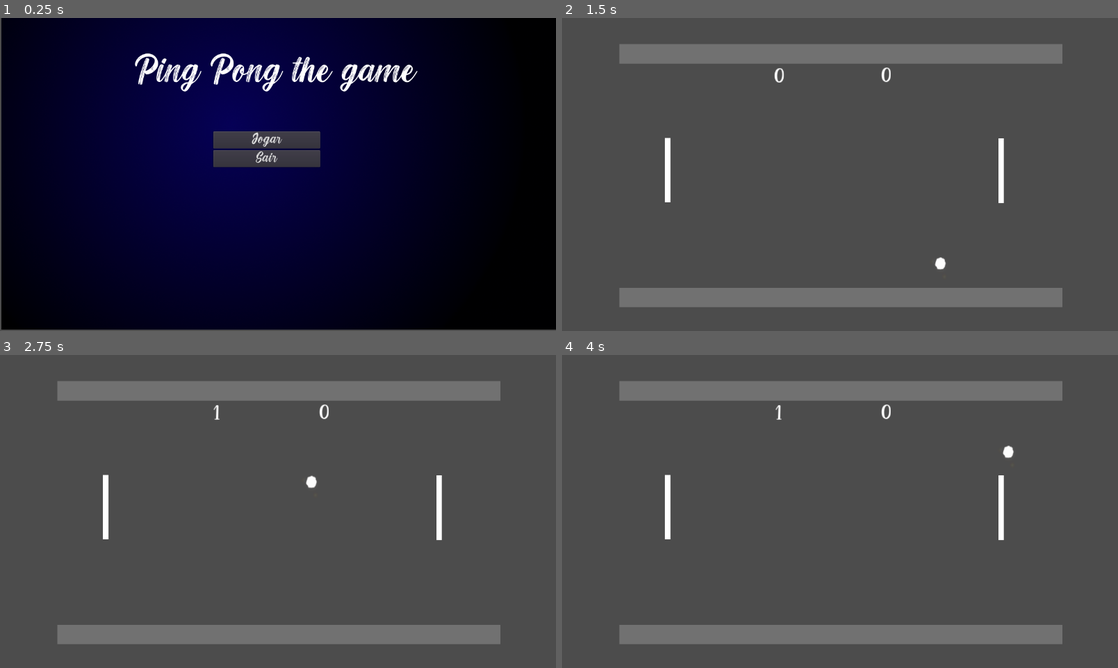
Above: before the commit, frames 1-4 (two rows, left to right).
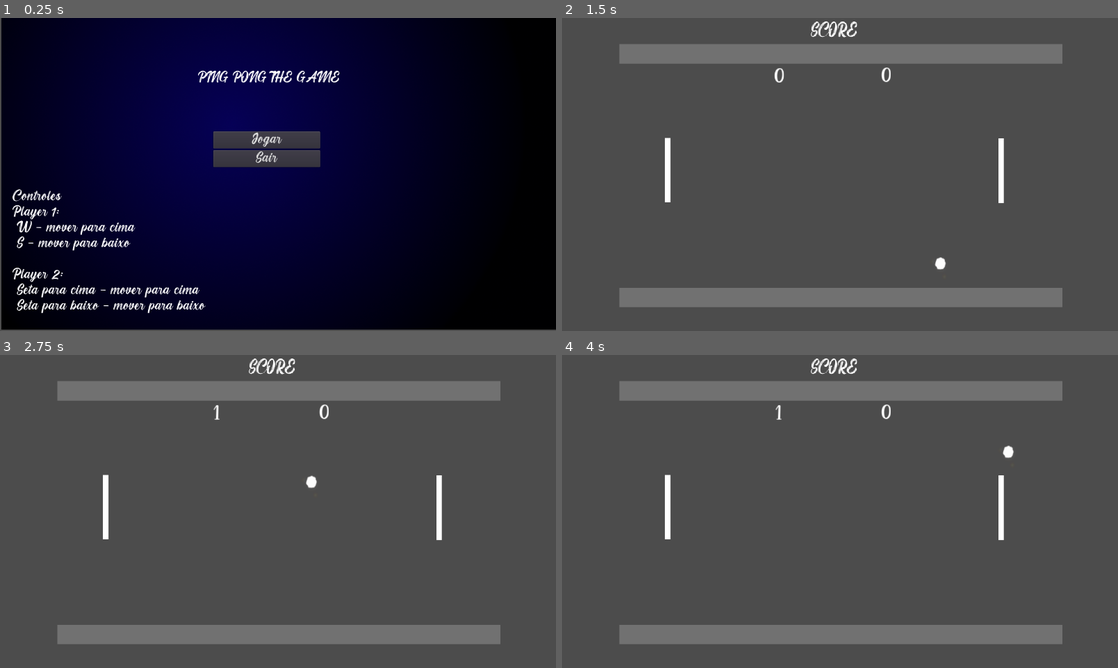
Above: after the commit, the same moments.

Repository: joaovbr0/atividade-27-11-computa-o-grafica
Game: Godot game, scene res://Screens/Menu principal.tscn
Same seed, same stepped clock (60 frames per second), same inputs: the game is played once before the commit and once after it. Before the commit the project has no main scene; this scene is started directly in both runs.
Inputs:
- Up to frame 1 (0.25 s): no input
- Up to frame 2 (1.5 s): click "Jogar" at 0.5 s; hold D (right) from 1.28 s (still down)
- Up to frame 3 (2.75 s): keep holding D (right); tap Space (jump) at 1.52, 2.27 s
- Up to frame 4 (4 s): release D (right) at 2.78 s; hold A (left) 2.78-3.53 s; hold D (right) from 3.53 s (still down); tap Space (jump) at 3.77 s

The runs differ from the first frame. In frame 1, 4.0% of the frame differs, in the area x 2-76%, y 11-95%; in frame 2, 0.2%; in frame 3, 0.2%; in frame 4, 0.2%.

Commit message:
Add files via upload

Diff:
--- a/jogo computação grafica/Screens/Menu principal.tscn
+++ b/jogo computação grafica/Screens/Menu principal.tscn
@@ -6,7 +6,7 @@
 [ext_resource path="res://scripts/fechar.gd" type="Script" id=4]
 
 [sub_resource type="DynamicFont" id=1]
-size = 85
+size = 32
 font_data = ExtResource( 1 )
 
 [sub_resource type="Theme" id=2]
@@ -41,12 +41,31 @@
 texture = ExtResource( 2 )
 
 [node name="Title" type="Label" parent="."]
-margin_left = 311.0
-margin_top = 85.0
-margin_right = 975.0
-margin_bottom = 212.0
+margin_left = 287.0
+margin_top = 122.0
+margin_right = 951.082
+margin_bottom = 249.0
+rect_min_size = Vector2( 0.044, 0 )
 theme = SubResource( 2 )
 text = "Ping Pong the game"
+align = 1
+uppercase = true
+
+[node name="Title2" type="Label" parent="."]
+margin_left = 29.0
+margin_top = 395.0
+margin_right = 1188.0
+margin_bottom = 1184.0
+theme = SubResource( 2 )
+text = "Controles
+Player 1:
+ W - mover para cima
+ S - mover para baixo
+
+Player 2:
+ Seta para cima - mover para cima
+ Seta para baixo - mover para baixo
+"
 
 [node name="Menu" type="VBoxContainer" parent="."]
 anchor_left = 0.5
--- a/jogo computação grafica/game/atividade piog pong.tscn
+++ b/jogo computação grafica/game/atividade piog pong.tscn
@@ -9,6 +9,7 @@
 [ext_resource path="res://assets/bola.png" type="Texture" id=7]
 [ext_resource path="res://sounds/ping_pong_8bit_beeep.ogg" type="AudioStream" id=8]
 [ext_resource path="res://assets/player.png" type="Texture" id=9]
+[ext_resource path="res://fonte/Blackout.otf" type="DynamicFontData" id=10]
 [ext_resource path="res://scripts/GlobalVariable.gd" type="Script" id=11]
 
 [sub_resource type="VisualShader" id=1]
@@ -60,6 +61,10 @@
 use_mipmaps = true
 use_filter = true
 font_data = ExtResource( 4 )
+
+[sub_resource type="DynamicFont" id=9]
+size = 30
+font_data = ExtResource( 10 )
 
 [node name="atividade" type="Node2D"]
 position = Vector2( 189, 420 )
@@ -180,5 +185,13 @@
 [node name="Scoreboard" type="AudioStreamPlayer" parent="."]
 stream = ExtResource( 8 )
 
+[node name="SCORE" type="Label" parent="."]
+margin_left = 273.0
+margin_top = -441.0
+margin_right = 359.0
+margin_bottom = -411.0
+custom_fonts/font = SubResource( 9 )
+text = "SCORE"
+
 [connection signal="body_entered" from="paredeDireita" to="." method="_on_paredeDireita_body_entered"]
 [connection signal="body_entered" from="paredeEsquerda" to="." method="_on_paredeEsquerda_body_entered"]
--- a/jogo computação grafica/project.godot
+++ b/jogo computação grafica/project.godot
@@ -11,6 +11,7 @@
 [application]
 
 config/name="game"
+run/main_scene="res://Screens/Menu principal.tscn"
 config/icon="res://icon.png"
 
 [autoload]
Not shown: 1 places in jogo computação grafica/game/atividade piog pong.tscn that only renumber resources
